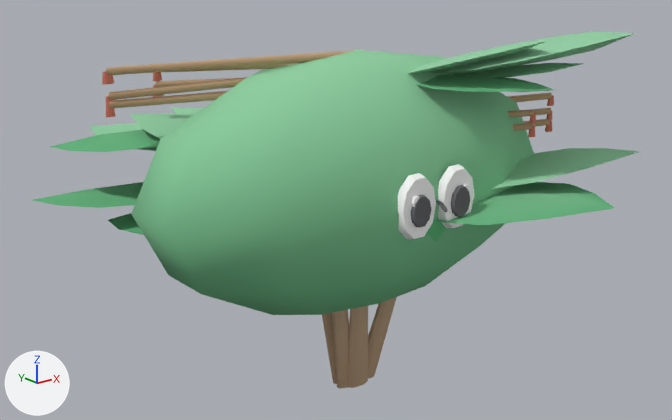
The glTF model web-forest/public/model/species/ixora-casei.glb, before and after one commit.
Camera for both pictures: a 50 mm lens placed at (-1.041, -1.265, 0.856), pointed at (-0.015, 0.017, 0.343). Lighting does not change. The marker at lower left points along +X, +Y and +Z. The picture after the commit comes second. Where no turn or scale is listed for an object, it has been applied to the vertices. Vertices at exactly the same position are counted once.

Names of what the first picture shows: 'clump', 'p10', 'p13', 'p14', 'p15', 'p17', 'p18', 'p19', 'p2', 'p20', 'p21', 'p22', 'p23', 'p4', 'p5', 'p6', 'p9' and 6 more.
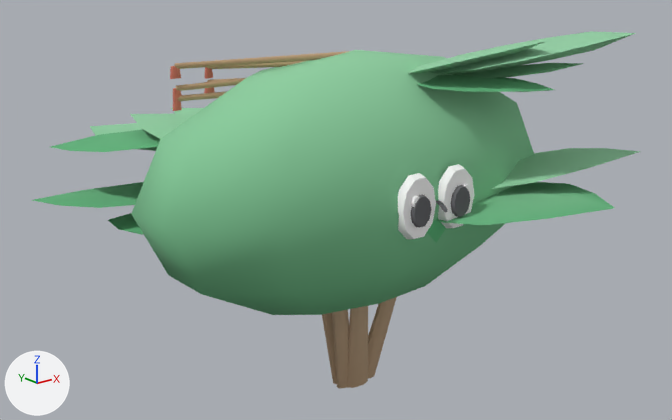
Boxes [x1, y1, x2, y2] around the edits, measured in the pictures (672 x 420 px; the box of a moved part takes in the faces that stretch with it):
'p23', reshaped (28% narrower, 17% shorter): before [102, 50, 354, 84]; after [170, 51, 350, 79]
'p19', reshaped: before [106, 77, 247, 109]; after [173, 78, 246, 101]
'p15', reshaped: before [106, 91, 227, 117]; after [173, 91, 227, 111]
'p21', reshaped, moved: before [153, 63, 296, 81]; after [204, 61, 304, 79]
'p17', reshaped, moved: before [153, 78, 235, 97]; after [204, 78, 240, 93]
'p14', reshaped, moved (not visible afterwards): before [507, 93, 554, 106]
'p6', reshaped (not visible afterwards): before [523, 119, 552, 132]
'p10', reshaped (not visible afterwards): before [522, 108, 552, 121]
part 1 of me_mesh_6, moved or reshaped (not visible afterwards): before [545, 121, 552, 132]
part 2 of me_mesh_6, moved or reshaped (not visible afterwards): before [523, 119, 550, 126]
part 3 of me_mesh_10, moved or reshaped (not visible afterwards): before [522, 108, 551, 117]
part 4 of me_mesh_14, moved or reshaped (not visible afterwards): before [547, 95, 554, 106]
part 5 of me_mesh_14, moved or reshaped (not visible afterwards): before [507, 93, 552, 102]
part 6 of me_mesh_15, moved or reshaped: before [106, 105, 116, 117]; after [173, 100, 182, 111]
part 7 of me_mesh_15, moved or reshaped: before [109, 91, 227, 108]; after [178, 91, 227, 101]
part 8 of me_mesh_17, moved or reshaped: before [153, 85, 164, 97]; after [204, 87, 215, 93]
part 9 of me_mesh_17, moved or reshaped: before [155, 78, 235, 87]; after [207, 78, 240, 82]
part 10 of me_mesh_19, moved or reshaped: before [106, 96, 114, 109]; after [173, 88, 182, 101]
part 11 of me_mesh_19, moved or reshaped: before [108, 77, 247, 100]; after [176, 78, 246, 91]
part 12 of me_mesh_21, moved or reshaped: before [153, 72, 162, 81]; after [204, 67, 213, 79]
part 13 of me_mesh_21, moved or reshaped: before [168, 63, 296, 72]; after [207, 61, 304, 69]
part 14 of me_mesh_23, moved or reshaped: before [102, 71, 114, 84]; after [170, 66, 181, 79]
part 15 of me_mesh_23, moved or reshaped: before [106, 50, 353, 75]; after [174, 51, 350, 69]

Edits to the bpy script that builds the scene:
```text
Change me_mesh_6:
    remove me_mesh_6.from_pydata(...)  # 40 vertices, 72 faces; spans x -0.005..0.43, y -0.101..0.006, z -0.019..0.008
    add me_mesh_6.from_pydata(...)  # 40 vertices, 72 faces; spans x -0.004..0.325, y -0.077..0.004, z -0.019..0.006
    me_mesh_6 part 1: the loose piece of 20 vertices spanning x 0.41..0.43, y -0.101..-0.092, z -0.019..0.0 is moved by (-0.105, 0.024, 0.0)
    me_mesh_6 part 2: the loose piece of 20 vertices spanning x -0.005..0.424, y -0.101..0.006, z -0.008..0.008 is scaled about the mesh origin by 0.75
Change me_mesh_10:
    remove me_mesh_10.from_pydata(...)  # 40 vertices, 72 faces; spans x -0.005..0.428, y -0.101..0.006, z -0.023..0.008
    add me_mesh_10.from_pydata(...)  # 40 vertices, 72 faces; spans x -0.004..0.323, y -0.076..0.004, z -0.022..0.006
    me_mesh_10 part 3: the loose piece of 20 vertices spanning x -0.005..0.424, y -0.101..0.006, z -0.01..0.008 is scaled about the mesh origin by 0.75
    other edits to the shape of me_mesh_10 do not show in these pictures
Change me_mesh_14:
    remove me_mesh_14.from_pydata(...)  # 40 vertices, 72 faces; spans x -0.005..0.429, y -0.101..0.006, z -0.019..0.008
    add me_mesh_14.from_pydata(...)  # 40 vertices, 72 faces; spans x -0.004..0.324, y -0.077..0.004, z -0.019..0.006
    me_mesh_14 part 4: the loose piece of 20 vertices spanning x 0.411..0.429, y -0.101..-0.092, z -0.019..0.0 is moved by (-0.105, 0.024, 0.0)
    me_mesh_14 part 5: the loose piece of 20 vertices spanning x -0.005..0.424, y -0.101..0.006, z -0.008..0.008 is scaled about the mesh origin by 0.75
Change me_mesh_15:
    remove me_mesh_15.from_pydata(...)  # 40 vertices, 72 faces; spans x -0.428..0.005, y -0.006..0.101, z -0.019..0.008
    add me_mesh_15.from_pydata(...)  # 40 vertices, 72 faces; spans x -0.323..0.004, y -0.004..0.076, z -0.019..0.006
    me_mesh_15 part 6: the loose piece of 20 vertices spanning x -0.428..-0.412, y 0.092..0.101, z -0.019..0.0 is moved by (0.105, -0.024, 0.0)
    me_mesh_15 part 7: the loose piece of 20 vertices spanning x -0.424..0.005, y -0.006..0.101, z -0.008..0.008 is scaled about the mesh origin by 0.75
Change me_mesh_17:
    remove me_mesh_17.from_pydata(...)  # 40 vertices, 72 faces; spans x -0.32..0.008, y -0.004..0.149, z -0.019..0.007
    add me_mesh_17.from_pydata(...)  # 40 vertices, 72 faces; spans x -0.243..0.006, y -0.003..0.113, z -0.019..0.005
    me_mesh_17 part 8: the loose piece of 20 vertices spanning x -0.32..-0.3, y 0.139..0.149, z -0.019..0.0 is moved by (0.077, -0.036, 0.0)
    me_mesh_17 part 9: the loose piece of 20 vertices spanning x -0.317..0.008, y -0.004..0.148, z -0.007..0.007 is scaled about the mesh origin by 0.75
Change me_mesh_19:
    remove me_mesh_19.from_pydata(...)  # 40 vertices, 72 faces; spans x -0.426..0.005, y -0.006..0.101, z -0.032..0.008
    add me_mesh_19.from_pydata(...)  # 40 vertices, 72 faces; spans x -0.321..0.004, y -0.004..0.077, z -0.029..0.006
    me_mesh_19 part 10: the loose piece of 20 vertices spanning x -0.426..-0.409, y 0.092..0.101, z -0.032..-0.013 is moved by (0.105, -0.024, 0.003)
    me_mesh_19 part 11: the loose piece of 20 vertices spanning x -0.424..0.005, y -0.006..0.101, z -0.019..0.008 is scaled about the mesh origin by 0.75
Change me_mesh_21:
    remove me_mesh_21.from_pydata(...)  # 40 vertices, 72 faces; spans x -0.318..0.008, y -0.004..0.149, z -0.019..0.007
    add me_mesh_21.from_pydata(...)  # 40 vertices, 72 faces; spans x -0.241..0.006, y -0.003..0.112, z -0.019..0.005
    me_mesh_21 part 12: the loose piece of 20 vertices spanning x -0.318..-0.302, y 0.14..0.149, z -0.019..0.0 is moved by (0.077, -0.036, 0.0)
    me_mesh_21 part 13: the loose piece of 20 vertices spanning x -0.317..0.008, y -0.004..0.148, z -0.007..0.007 is scaled about the mesh origin by 0.75
Change me_mesh_23:
    remove me_mesh_23.from_pydata(...)  # 40 vertices, 72 faces; spans x -0.43..0.005, y -0.006..0.101, z -0.019..0.008
    add me_mesh_23.from_pydata(...)  # 40 vertices, 72 faces; spans x -0.325..0.004, y -0.004..0.077, z -0.019..0.006
    me_mesh_23 part 14: the loose piece of 20 vertices spanning x -0.43..-0.41, y 0.092..0.101, z -0.019..0.0 is moved by (0.105, -0.024, 0.0)
    me_mesh_23 part 15: the loose piece of 20 vertices spanning x -0.424..0.005, y -0.006..0.101, z -0.008..0.008 is scaled about the mesh origin by 0.75
Change ob_p14:
    ob_p14.location: (0.004, -0.014, 0.524) -> (0.004, -0.014, 0.525)
Change ob_p17:
    ob_p17.location: (0.004, -0.014, 0.592) -> (0.004, -0.014, 0.593)
Change ob_p21:
    ob_p21.location: (0.004, -0.014, 0.618) -> (0.004, -0.014, 0.619)
```
